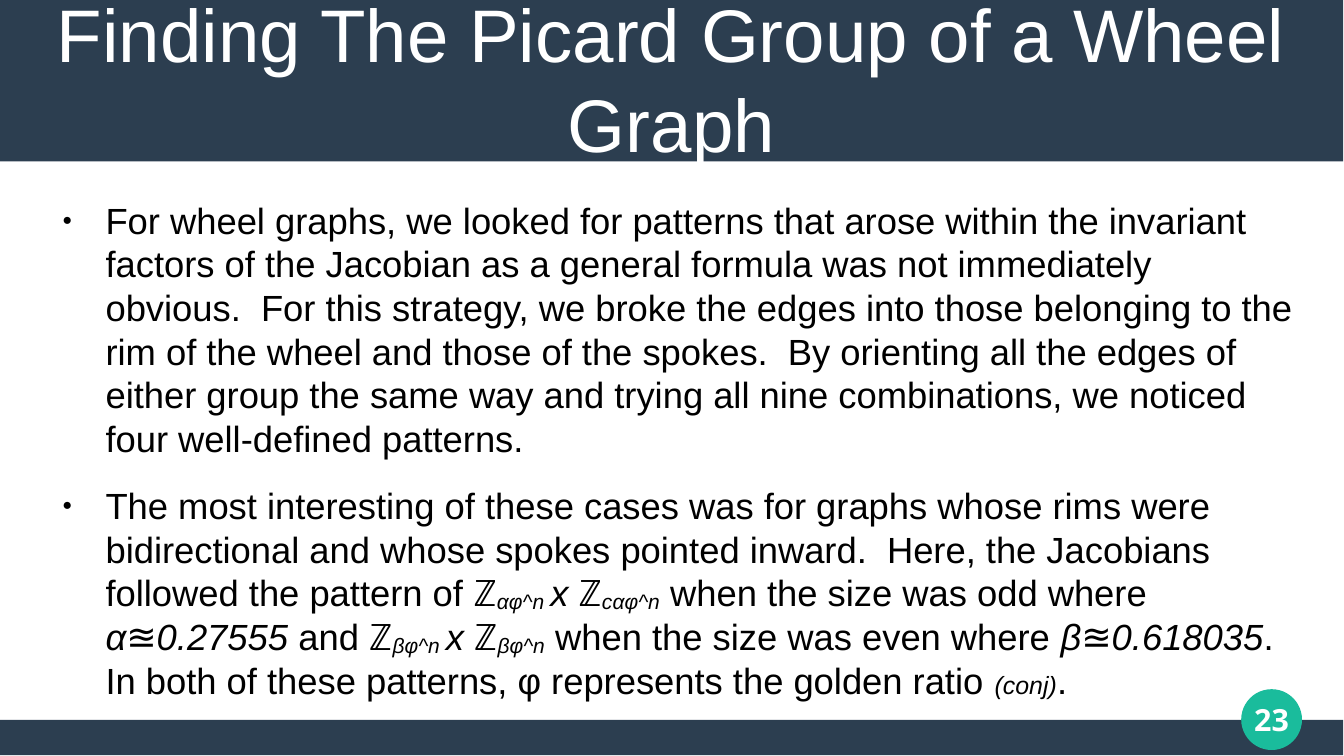
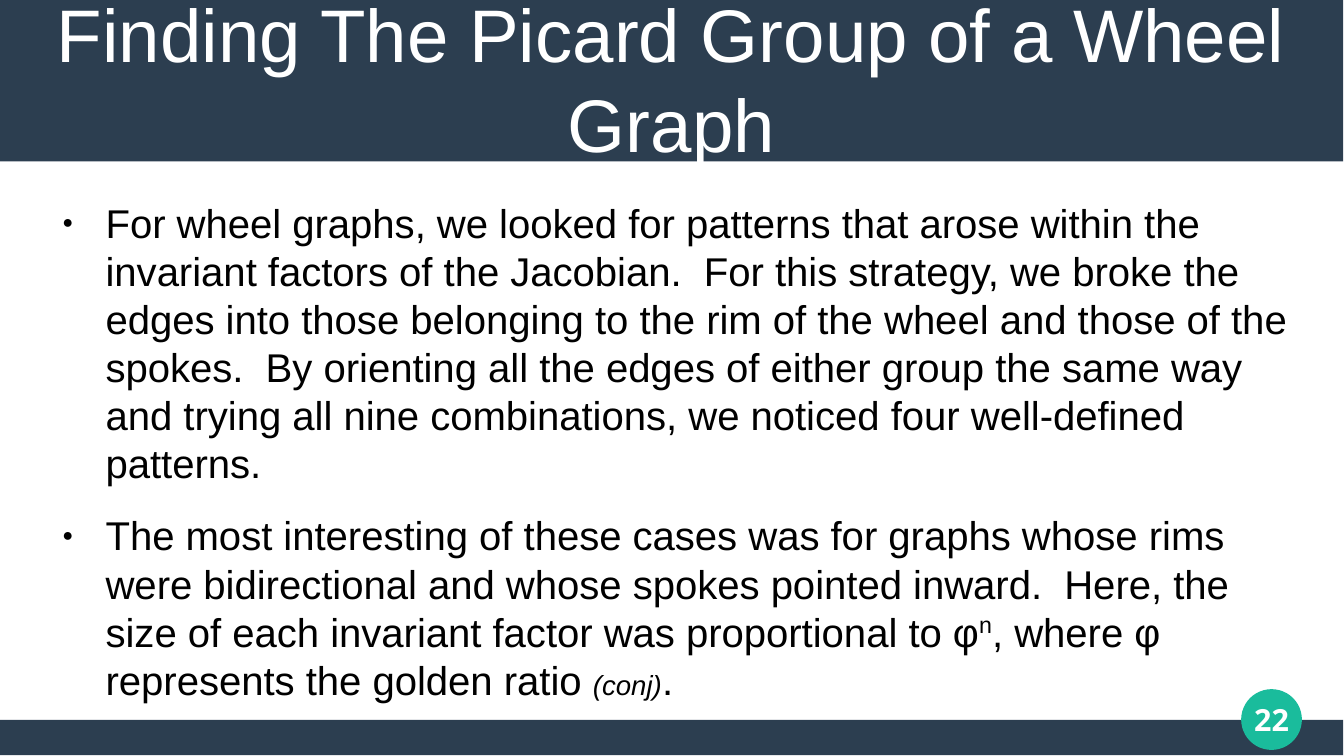
Before and after one commit to matthew-pisano/ChipFiring, a slide deck: slide 22 of Docs/JMMPresentationStripped.pptx (slide 23 before the commit). Drawn at 1344x756 pixels with LibreOffice and Linux fonts; fonts in the diff are those of the drawing. Boxes give left, top, right and bottom in pixels: in the first picture for what was removed or moved away, otherwise in the second. Text is boxed around its words. In the diff, an @@ line names an element or a change of style, - is before the commit and + after.

```diff
--- a/Docs/JMMPresentationStripped.pptx
+++ b/Docs/JMMPresentationStripped.pptx
@@ text at (106, 209, 1287, 703): text changed; size 21.4 to 23.7 pt @@
-● For wheel graphs, we looked for patterns that arose within the invariant factors of the Jacobian as a general formula was not immediately obvious. For this strategy, we broke the edges into those belonging to the rim of the wheel and those of the spokes. By orienting all the edges of either group the same way and trying all nine combinations, we noticed four well-defined patterns.
-● The most interesting of these cases was for graphs whose rims were bidirectional and whose spokes pointed inward. Here, the Jacobians followed the pattern of ℤαφ^n x ℤcαφ^n when the size was odd where α≊0.27555 and ℤβφ^n x ℤβφ^n when the size was even where β≊0.618035. In both of these patterns, φ represents the golden ratio (conj).
+● For wheel graphs, we looked for patterns that arose within the invariant factors of the Jacobian. For this strategy, we broke the edges into those belonging to the rim of the wheel and those of the spokes. By orienting all the edges of either group the same way and trying all nine combinations, we noticed four well-defined patterns.
+● The most interesting of these cases was for graphs whose rims were bidirectional and whose spokes pointed inward. Here, the size of each invariant factor was proportional to φn, where φ represents the golden ratio (conj).
@@ page number at (1254, 709, 1289, 731): text changed @@
-23
+22
```
Also in this commit, not shown: 11 other slides changed, 1 slide removed, 18 other files.
